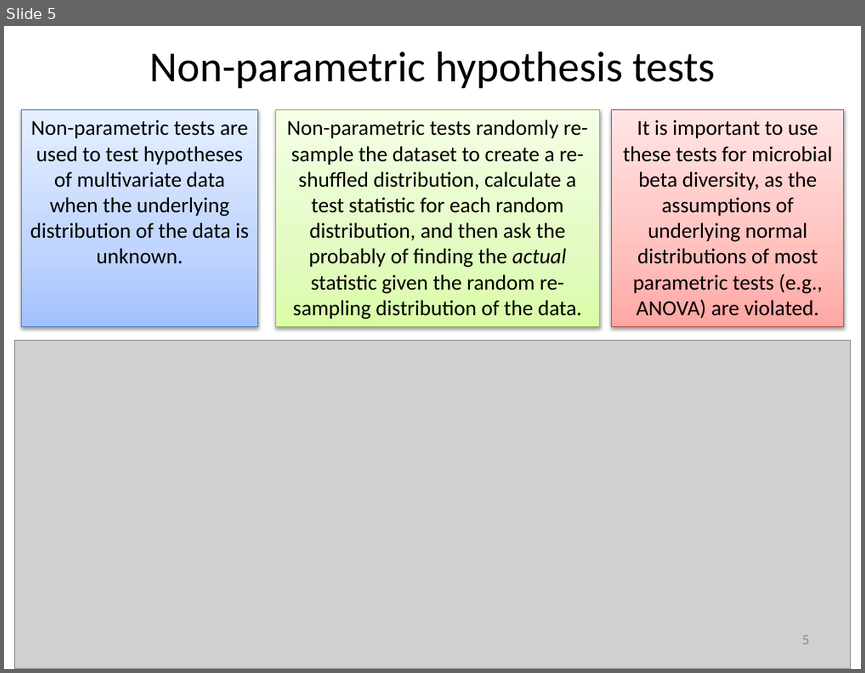
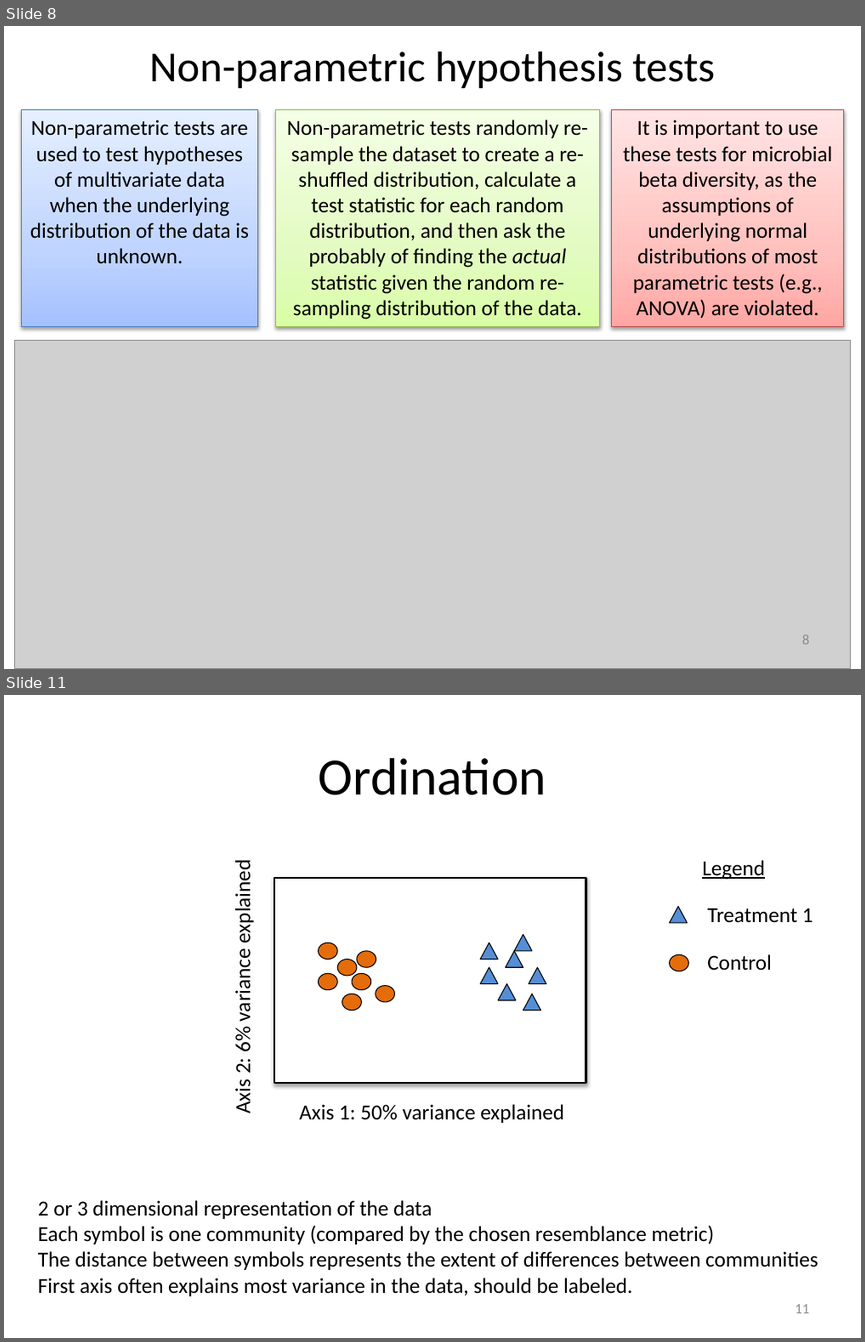
Before and after one commit to edamame-course/docs, a slide deck: extra/Presentations/2014-08-18-AM_Ashley_Lecture4.pptx. Shown one above the other, each under a label of ours: slide 5 before the commit, slides 8 and 11 after it; the slides between them are not shown. The pictures are 865x673 and 865x1342 pixels, drawn with LibreOffice and Linux fonts; fonts in the diff are those of the drawing; grey boxes stand for pictures. Boxes give left, top, right and bottom in pixels: in the first picture for what was removed or moved away, otherwise in the second. Text is boxed around its words. In the diff, an @@ line names an element or a change of style, - is before the commit and + after.

```diff
--- a/extra/Presentations/2014-08-18-AM_Ashley_Lecture4.pptx
+++ b/extra/Presentations/2014-08-18-AM_Ashley_Lecture4.pptx
@@ slide 11 added at (4,695,861,1338), background #FFFFFF @@
@@ title added at (318,758,546,795), 44 pt, text #000000 @@
+Ordination
@@ text added at (230,867,256,1112), 18 pt, text #000000 @@
+Axis 2: 6% variance explained
@@ group added at (669,860,813,971): 3 texts, 1 triangle, 1 ellipse @@
+Treatment 1
+Control
+Legend
@@ group added at (275,878,586,1083): 7 ellipses, 7 triangles, 1 rectangle @@
@@ text added at (299,1104,564,1123), 18 pt, text #000000 @@
+Axis 1: 50% variance explained
@@ text added at (38,1200,818,1296), 18 pt, text #000000 @@
+2 or 3 dimensional representation of the data
+Each symbol is one community (compared by the chosen resemblance metric)
+The distance between symbols represents the extent of differences between communities
+First axis often explains most variance in the data, should be labeled.
@@ page number added at (794,1304,809,1313), 12 pt, text #8C8C8C @@
+11
@@ what was slide 5 is now slide 8 @@
@@ page number at (802,635,809,644): text changed @@
-5
+8
```
Also in this commit, not shown: 2 slides changed, 8 other slides added, 1 other file.
